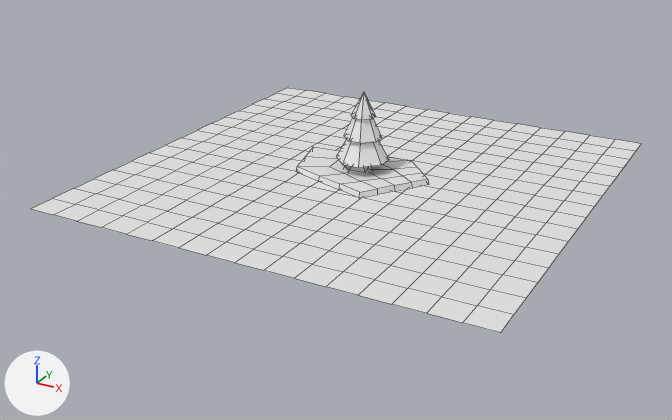
Before and after pictures for a commit that changed the Blender file assets/models/models.blend.
Camera for both pictures: a 50 mm camera at (17.6, -34.4, 15.2) aimed at (-0.4, -1.7, -1.2). Arrows for +X, +Y and +Z are at lower left; the lights stay in place. Mesh edges are drawn as thin lines.

Objects in the first picture: 'Ground', 'Land', 'Tree'.
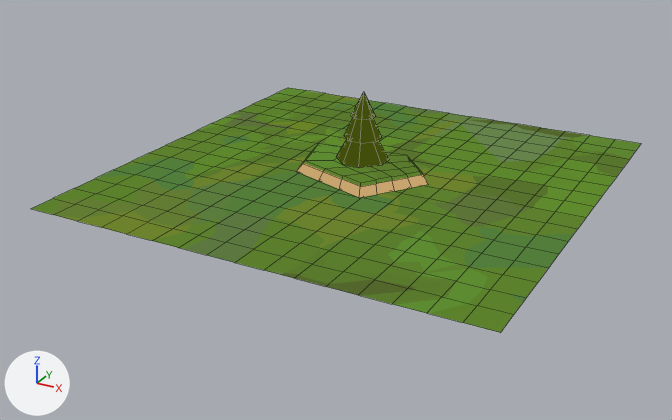
Edits to the scene script, one JSON object a line:
```json
{"op": "add", "block": "img_ground_png", "code": ["img_ground_png = load_image('ground.png', '../tex/ground.png', 8, 8, 'sRGB')"]}
{"op": "add", "block": "mat_material", "code": ["mat_material = bpy.data.materials.new('Material')", "mat_material.use_nodes = True; mat_material.node_tree.nodes.clear()", "_N = mat_material.node_tree.nodes; _L = mat_material.node_tree.links", "n0 = _N.new('ShaderNodeOutputMaterial'); n0.name = 'Material Output'", "n1 = _N.new('ShaderNodeBackground'); n1.name = 'Background'", "n2 = _N.new('ShaderNodeTexImage'); n2.name = 'Image Texture'", "n2.image = img_ground_png", "n2.interpolation = 'Closest'", "_L.new(n1.outputs[0], n0.inputs[0])  # 'Background' to 'Surface'", "_L.new(n2.outputs[0], n1.inputs[0])  # 'Color' to 'Color'"]}
{"block": "me_plane", "where": "me_plane.from_pydata(...)  # 289 vertices, 256 faces; spans x -10.0..10.0, y -10.0..10.0, z 0.0"}
{"block": "me_plane", "where": "# used by ob_ground; location = (0.0, 0.0, 0.0)"}
{"block": "me_plane", "change": "me_plane part 1: texture (UV) coordinates of 256 of 256 faces, centred in x -9.4..9.4, y -9.4..9.4, z 0.0, changed; they spanned u 0.0..1.0, v 0.0..1.0 and now span u -0.08..1.04, v -0.06..1.0"}
{"op": "add", "block": "me_plane", "code": "me_plane.materials.append(mat_material)"}
{"block": "me_cube_001", "where": "me_cube_001.from_pydata(...)  # 57 vertices, 57 faces; spans x -2.24..2.24, y -2.24..2.24, z -0.2..7.55"}
{"op": "add", "block": "me_cube_001", "code": "me_cube_001.materials.append(mat_material)"}
{"block": "me_plane_001", "where": "# used by ob_land; location = (0.0, 0.0, 0.0)"}
{"op": "remove", "block": "me_plane_001", "code": "me_plane_001.from_pydata(...)  # 48 vertices, 47 faces; spans x -3.39..3.11, y -2.54..1.97, z -0.02..0.24"}
{"op": "add", "block": "me_plane_001", "code": "me_plane_001.from_pydata(...)  # 63 vertices, 62 faces; spans x -3.39..3.11, y -2.54..1.97, z -0.02..0.55"}
{"block": "me_plane_001", "change": "me_plane_001 part 2"}
{"block": "me_plane_001", "change": "22 faces are deleted"}
{"block": "me_plane_001", "change": "24 vertices move from x -3.32..3.04, y -2.49..1.93, z 0.24 to x -2.93..2.74, y -2.24..1.77, z 0.4..0.55"}
{"block": "me_plane_001", "change": "15 vertices are added at x -3.05..2.84, y -2.32..1.71, z 0.4..0.55"}
{"block": "me_plane_001", "change": "37 new faces join them"}
{"block": "me_plane_001", "change": "me_plane_001 part 3: 25 faces spanning x -3.39..3.11, y -2.54..1.97, z -0.02..0.4 switch from no material to mat_material"}
```

Changed parts and their boxes (x1, y1, x2, y2) in the pictures (672 x 420 px):
```json
{"object": "Ground", "change": "recoloured, surface changed", "before": [31, 88, 641, 333], "after": [31, 88, 641, 333], "on screen": "white to green"}
{"object": "Land", "change": "reshaped", "before": [296, 147, 429, 198], "after": [297, 143, 428, 198], "on screen": "8% taller"}
{"object": "Tree", "change": "recoloured", "before": [336, 91, 389, 168], "after": [336, 91, 389, 168], "on screen": "white to green"}
{"part": 2, "of": "me_plane_001", "change": "built on", "before": [298, 147, 429, 198], "after": [303, 143, 428, 198]}
{"part": 3, "of": "me_plane_001", "change": "recoloured", "before": [296, 166, 412, 194], "after": [297, 163, 412, 194], "on screen": "white to brown"}
```
